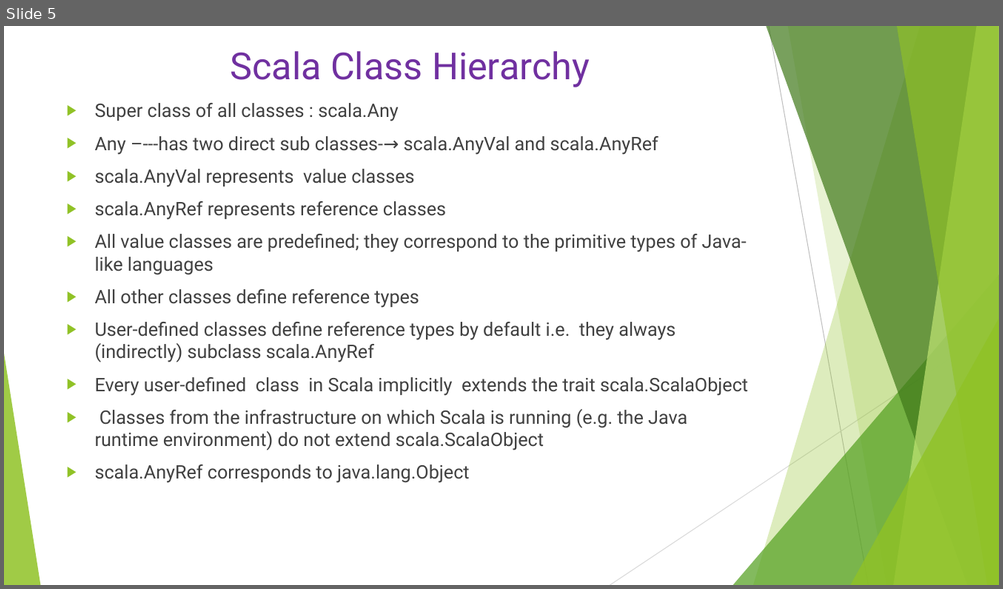
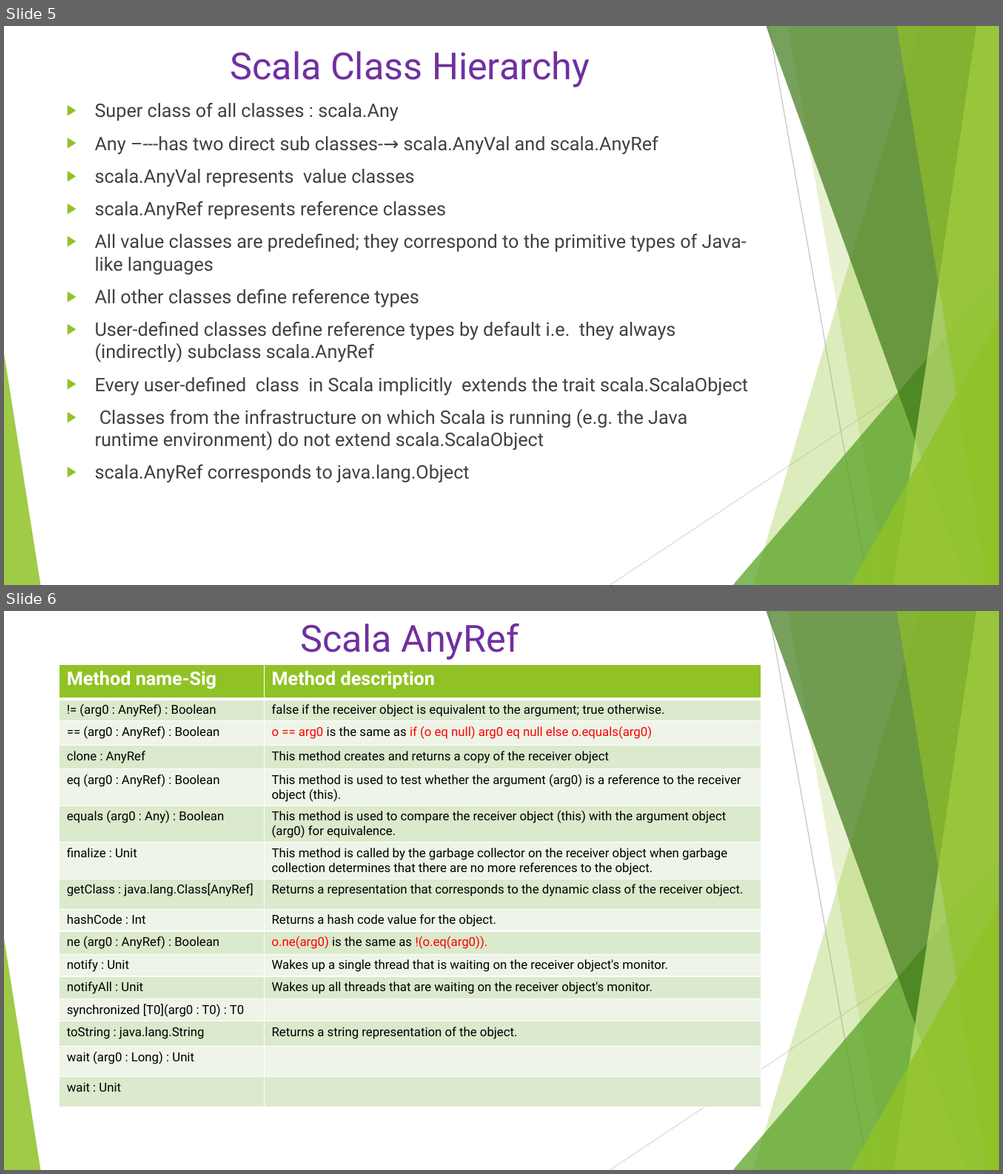
Before and after one commit to Anveshan3175/ScalaTrainingPrep, a slide deck: ScalaRepositary/ScalaTrainingPrep/Scala.pptx. Shown one above the other, each under a label of ours: slide 5 before the commit, slides 5 and 6 after it. The pictures are 1003x589 and 1003x1174 pixels, drawn with LibreOffice and Linux fonts; fonts in the diff are those of the drawing. Boxes give left, top, right and bottom in pixels: in the first picture for what was removed or moved away, otherwise in the second. Text is boxed around its words. In the diff, an @@ line names an element or a change of style, - is before the commit and + after.

```diff
--- a/ScalaRepositary/ScalaTrainingPrep/Scala.pptx
+++ b/ScalaRepositary/ScalaTrainingPrep/Scala.pptx
@@ slide 6 added at <box>4,611,999,1170</box>, background #FFFFFF; not listed: 10 template elements that a slide beside it also shows @@
@@ title added at <box>301,623,519,660</box>, 36 pt, text #7030A0 @@
+Scala AnyRef
@@ table added at <box>60,664,760,1117</box>, 16 rows, 2 columns @@
+Method name-Sig | Method description
+!= (arg0 : AnyRef) : Boolean | false if the receiver object is equivalent to the argument; true otherwise.
+== (arg0 : AnyRef) : Boolean | o == arg0 is the same as if (o eq null) arg0 eq null else o.equals(arg0)
+clone : AnyRef | This method creates and returns a copy of the receiver object
+eq (arg0 : AnyRef) : Boolean | This method is used to test whether the argument (arg0) is a reference to the receiver object (this).
+equals (arg0 : Any) : Boolean | This method is used to compare the receiver object (this) with the argument object (arg0) for equivalence.
+finalize : Unit | This method is called by the garbage collector on the receiver object when garbage collection determines that there are no more references to the object.
+getClass : java.lang.Class[AnyRef] | Returns a representation that corresponds to the dynamic class of the receiver object.
+hashCode : Int | Returns a hash code value for the object.
+ne (arg0 : AnyRef) : Boolean | o.ne(arg0) is the same as !(o.eq(arg0)).
+notify : Unit | Wakes up a single thread that is waiting on the receiver object's monitor.
+notifyAll : Unit | Wakes up all threads that are waiting on the receiver object's monitor.
+synchronized [T0](arg0 : T0) : T0 | 
+toString : java.lang.String | Returns a string representation of the object.
+wait (arg0 : Long) : Unit | 
+wait : Unit | 
```
Also in this commit, not shown: 5 other slides added, 3 other files.
